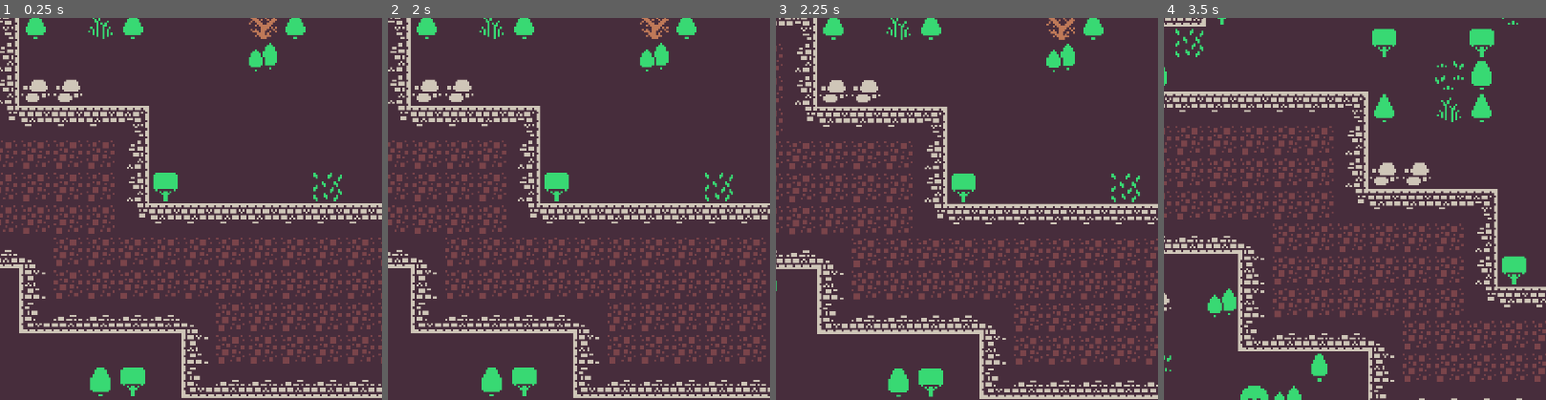
Above: before the commit, frames 1-4 (left to right).
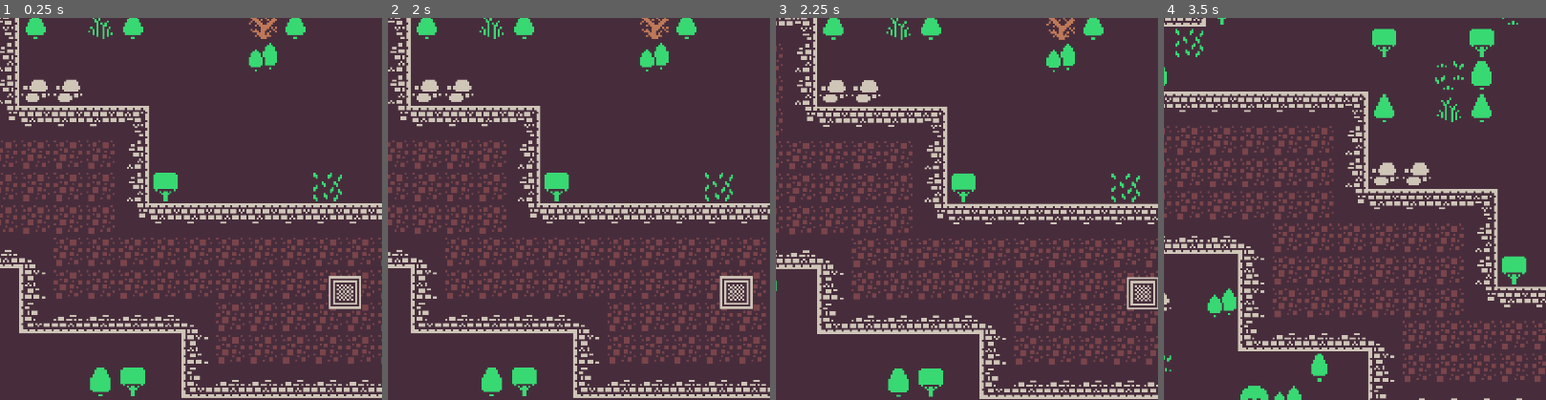
Above: after the commit, the same moments.

Repository: melhor-ia/Race-yourself
Game: Godot game, scene res://game.tscn
Same seed, same stepped clock (60 frames per second), same inputs: the game is played once before the commit and once after it. The engine's default icon, where the game draws it, is replaced by a stand-in: a white triangle on a blue panel in a dark square.
Inputs:
- Up to frame 1 (0.25 s): no input
- Up to frame 2 (2 s): tap Enter at 0.5 s; hold D (move_right) 0.53-1.28 s; tap Space at 1.25 s; hold S (move_down) from 1.28 s (still down)
- Up to frame 3 (2.25 s): release S (move_down) at 2.03 s; hold D (move_right) from 2.03 s (still down)
- Up to frame 4 (3.5 s): release D (move_right) at 2.78 s; hold W (move_up) from 2.78 s (still down)
The pictures show only the part of the screen within x 50-100%, y 44-94%; the shares and areas given below are measured in that part.

The runs differ from the first frame. In frame 1, 0.5% of the frame differs, in the area x 86-95%, y 67-77%; in frame 2, 0.6%, in the area x 86-96%, y 67-77%; in frame 3, 0.5%; in frame 4, nothing differs.

Commit message:
follow_path

Diff:
--- a/race-yourself/elements/delorian/de_lorean.tscn
+++ b/race-yourself/elements/delorian/de_lorean.tscn
@@ -1,14 +1,14 @@
-[gd_scene load_steps=6 format=3 uid="uid://li3xwo4ws2fo"]
+[gd_scene load_steps=5 format=3 uid="uid://li3xwo4ws2fo"]
 
 [ext_resource type="Script" uid="uid://b3l765sw1qiux" path="res://elements/delorian/de_lorean.gd" id="1_jxhqk"]
 [ext_resource type="Material" uid="uid://c48rld4sigxy1" path="res://elements/delorian/particles.tres" id="2_2pjhi"]
-[ext_resource type="Texture2D" uid="uid://wi3kddxugmku" path="res://assets/Madmaxstylecar.png" id="3_2pjhi"]
-[ext_resource type="Script" uid="uid://dqcq52sxui6ms" path="res://elements/delorian/stacked_sprite.gd" id="4_ijyud"]
+[ext_resource type="PackedScene" uid="uid://rias608g3jdo" path="res://elements/stacked_spites.tscn" id="3_2pjhi"]
 
 [sub_resource type="RectangleShape2D" id="RectangleShape2D_fc0e3"]
 size = Vector2(64, 52)
 
 [node name="DeLorean" type="CharacterBody2D"]
+collision_layer = 5
 script = ExtResource("1_jxhqk")
 slip_speed = 600
 traction_fast = 5.0
@@ -24,14 +24,8 @@
 amount = 3000
 process_material = ExtResource("2_2pjhi")
 
-[node name="Sprite2D" type="Sprite2D" parent="."]
+[node name="StackedSpites" parent="." instance=ExtResource("3_2pjhi")]
 position = Vector2(10, 0)
-scale = Vector2(1.5, 1.5)
-texture = ExtResource("3_2pjhi")
-hframes = 12
-script = ExtResource("4_ijyud")
-
-[node name="reverse_rotation" type="Marker2D" parent="Sprite2D"]
 
 [node name="CollisionShape2D" type="CollisionShape2D" parent="."]
 position = Vector2(10, 1)
--- /dev/null
+++ b/race-yourself/elements/finish_line/finish_line.gd
@@ -0,0 +1,8 @@
+extends Area2D
+
+signal lap_over
+
+func _on_body_entered(body: Node2D) -> void:
+	if body is DeLorian:
+		$AnimationPlayer.play("lap")
+		lap_over.emit()
--- /dev/null
+++ b/race-yourself/elements/ghost/ghost.gd
@@ -0,0 +1,5 @@
+class_name Ghost
+extends PathFollow2D
+
+var point:int = 0
+var lap:int = 0
--- /dev/null
+++ b/race-yourself/elements/ghost/ghost.tscn
@@ -0,0 +1,10 @@
+[gd_scene load_steps=3 format=3 uid="uid://c05jwaefw28f7"]
+
+[ext_resource type="Script" uid="uid://ccfmqinpg621q" path="res://elements/ghost/ghost.gd" id="1_b48kj"]
+[ext_resource type="Texture2D" uid="uid://dfnvni40kllwo" path="res://icon.svg" id="1_ql7f8"]
+
+[node name="PathFollow2D" type="PathFollow2D"]
+script = ExtResource("1_b48kj")
+
+[node name="Sprite2D" type="Sprite2D" parent="."]
+texture = ExtResource("1_ql7f8")
--- /dev/null
+++ b/race-yourself/elements/ghost/ghost_path.gd
@@ -0,0 +1,39 @@
+extends Path2D
+
+enum State{IDLE,COUNTING,PLAYING}
+
+@export var player:DeLorian
+@export var ghost_scene:PackedScene
+
+var state:State = State.IDLE
+var point:int = 0
+
+func _on_area_2d_lap_over() -> void:
+	print("LAP")
+	if state == State.IDLE:
+		state = State.COUNTING
+		$Timer.start()
+	else:
+		state = State.PLAYING
+		print("spawn")
+		spawn_ghost()
+
+func _on_timer_timeout() -> void:
+	curve.add_point(player.global_position)
+
+func _physics_process(delta: float) -> void:
+	if not state == State.PLAYING: return
+	for ghost in get_children():
+		if ghost is Ghost:
+			var distance = ghost.global_position.distance_to(curve.get_point_position(ghost.point))
+			var distance_points = curve.get_point_position(ghost.point-1).distance_to(curve.get_point_position(ghost.point))
+			print(distance)
+			if distance > 5:
+				ghost.progress += distance_points*delta*10
+			else:
+				ghost.point += 1
+
+func spawn_ghost():
+	var ghost = ghost_scene.instantiate()
+	ghost.global_position = curve.get_point_position(0)
+	add_child(ghost)
--- /dev/null
+++ b/race-yourself/elements/stacked_spites.tscn
@@ -0,0 +1,12 @@
+[gd_scene load_steps=3 format=3 uid="uid://rias608g3jdo"]
+
+[ext_resource type="Texture2D" uid="uid://wi3kddxugmku" path="res://assets/Madmaxstylecar.png" id="1_34b3k"]
+[ext_resource type="Script" uid="uid://dqcq52sxui6ms" path="res://elements/delorian/stacked_sprite.gd" id="2_homhe"]
+
+[node name="StackedSpites" type="Sprite2D"]
+scale = Vector2(1.5, 1.5)
+texture = ExtResource("1_34b3k")
+hframes = 12
+script = ExtResource("2_homhe")
+
+[node name="reverse_rotation" type="Marker2D" parent="."]
--- a/race-yourself/game.tscn
+++ b/race-yourself/game.tscn
@@ -1,8 +1,11 @@
-[gd_scene load_steps=6 format=4 uid="uid://cocthpek3s5dk"]
+[gd_scene load_steps=16 format=4 uid="uid://cocthpek3s5dk"]
 
 [ext_resource type="PackedScene" uid="uid://li3xwo4ws2fo" path="res://elements/delorian/de_lorean.tscn" id="1_80nbo"]
 [ext_resource type="Texture2D" uid="uid://4ol3e3s0f7nh" path="res://assets/colored_packed.png" id="2_e2o6t"]
 [ext_resource type="PackedScene" uid="uid://b2xui18qto4xn" path="res://elements/camera_2d.tscn" id="3_feb5d"]
+[ext_resource type="Script" uid="uid://bub2h5hxgslix" path="res://elements/finish_line/finish_line.gd" id="4_fc0e3"]
+[ext_resource type="Script" uid="uid://b6tsbnok05d1m" path="res://elements/ghost/ghost_path.gd" id="5_7jktm"]
+[ext_resource type="PackedScene" uid="uid://c05jwaefw28f7" path="res://elements/ghost/ghost.tscn" id="6_ryrav"]
 
 [sub_resource type="TileSetAtlasSource" id="TileSetAtlasSource_feb5d"]
 texture = ExtResource("2_e2o6t")
@@ -1284,6 +1287,53 @@
 terrain_set_1/terrain_0/color = Color(0.24744, 0.171072, 1, 1)
 sources/0 = SubResource("TileSetAtlasSource_feb5d")
 
+[sub_resource type="RectangleShape2D" id="RectangleShape2D_feb5d"]
+size = Vector2(71, 504)
+
+[sub_resource type="CanvasItemMaterial" id="CanvasItemMaterial_7jktm"]
+
+[sub_resource type="AtlasTexture" id="AtlasTexture_feb5d"]
+atlas = ExtResource("2_e2o6t")
+region = Rect2(368, 48, 16, 16)
+
+[sub_resource type="Animation" id="Animation_ryrav"]
+resource_name = "lap"
+tracks/0/type = "value"
+tracks/0/imported = false
+tracks/0/enabled = true
+tracks/0/path = NodePath("Sprite2D:scale")
+tracks/0/interp = 1
+tracks/0/loop_wrap = true
+tracks/0/keys = {
+"times": PackedFloat32Array(0, 0.2, 0.466667),
+"transitions": PackedFloat32Array(1, 1, 1),
+"update": 0,
+"values": [Vector2(4, 4), Vector2(6, 6), Vector2(4, 4)]
+}
+
+[sub_resource type="Animation" id="Animation_fc0e3"]
+length = 0.001
+tracks/0/type = "value"
+tracks/0/imported = false
+tracks/0/enabled = true
+tracks/0/path = NodePath("Sprite2D:scale")
+tracks/0/interp = 1
+tracks/0/loop_wrap = true
+tracks/0/keys = {
+"times": PackedFloat32Array(0),
+"transitions": PackedFloat32Array(1),
+"update": 0,
+"values": [Vector2(4, 4)]
+}
+
+[sub_resource type="AnimationLibrary" id="AnimationLibrary_eow3j"]
+_data = {
+&"RESET": SubResource("Animation_fc0e3"),
+&"lap": SubResource("Animation_ryrav")
+}
+
+[sub_resource type="Curve2D" id="Curve2D_ryrav"]
+
 [node name="Game" type="Node2D"]
 
 [node name="TileMapLayer" type="TileMapLayer" parent="."]
@@ -1297,3 +1347,38 @@
 
 [node name="Camera2D" parent="DeLorean" instance=ExtResource("3_feb5d")]
 position = Vector2(427, 0)
+
+[node name="Area2D" type="Area2D" parent="."]
+position = Vector2(298, -144)
+collision_layer = 0
+collision_mask = 4
+script = ExtResource("4_fc0e3")
+
+[node name="CollisionShape2D" type="CollisionShape2D" parent="Area2D"]
+position = Vector2(25.5, 0)
+shape = SubResource("RectangleShape2D_feb5d")
+
+[node name="Sprite2D" type="Sprite2D" parent="Area2D"]
+material = SubResource("CanvasItemMaterial_7jktm")
+position = Vector2(24, 0)
+scale = Vector2(4, 4)
+texture = SubResource("AtlasTexture_feb5d")
+
+[node name="AnimationPlayer" type="AnimationPlayer" parent="Area2D"]
+libraries = {
+&"": SubResource("AnimationLibrary_eow3j")
+}
+
+[node name="Path2D" type="Path2D" parent="." node_paths=PackedStringArray("player")]
+curve = SubResource("Curve2D_ryrav")
+script = ExtResource("5_7jktm")
+player = NodePath("../DeLorean")
+ghost_scene = ExtResource("6_ryrav")
+
+[node name="Timer" type="Timer" parent="Path2D"]
+process_callback = 0
+wait_time = 0.1
+
+[connection signal="body_entered" from="Area2D" to="Area2D" method="_on_body_entered"]
+[connection signal="lap_over" from="Area2D" to="Path2D" method="_on_area_2d_lap_over"]
+[connection signal="timeout" from="Path2D/Timer" to="Path2D" method="_on_timer_timeout"]
--- a/race-yourself/project.godot
+++ b/race-yourself/project.godot
@@ -54,11 +54,17 @@
 , Object(InputEventKey,"resource_local_to_scene":false,"resource_name":"","device":-1,"window_id":0,"alt_pressed":false …(186 unchanged characters)…
 ]
 }
+space={
+"deadzone": 0.2,
+"events": [Object(InputEventKey,"resource_local_to_scene":false,"resource_name":"","device":-1,"window_id":0,"alt_pressed":false,"shift_pressed":false,"ctrl_pressed":false,"meta_pressed":false,"pressed":false,"keycode":0,"physical_keycode":32,"key_label":0,"unicode":32,"location":0,"echo":false,"script":null)
+]
+}
 
 [layer_names]
 
 2d_physics/layer_1="objects"
 2d_physics/layer_2="level borders"
+2d_physics/layer_3="player"
 
 [rendering]
 
Not shown, added: race-yourself/elements/finish_line/finish_line.gd.uid
Not shown, added: race-yourself/elements/ghost/ghost.gd.uid
Not shown, added: race-yourself/elements/ghost/ghost_path.gd.uid
